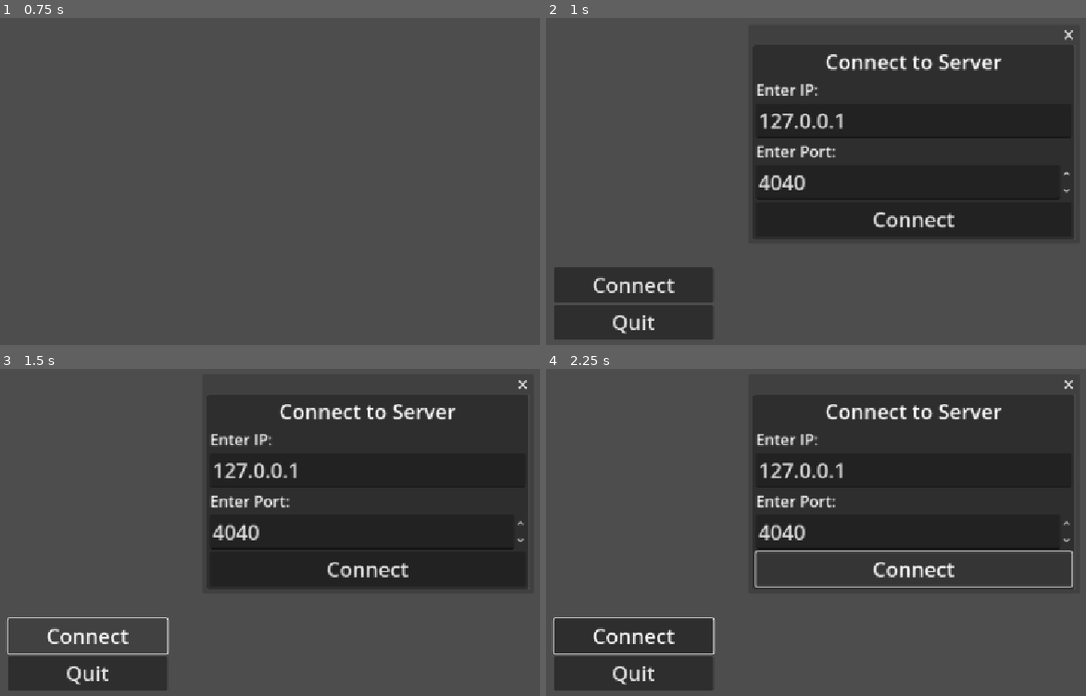
Above: before the commit, frames 1-4 (two rows, left to right).
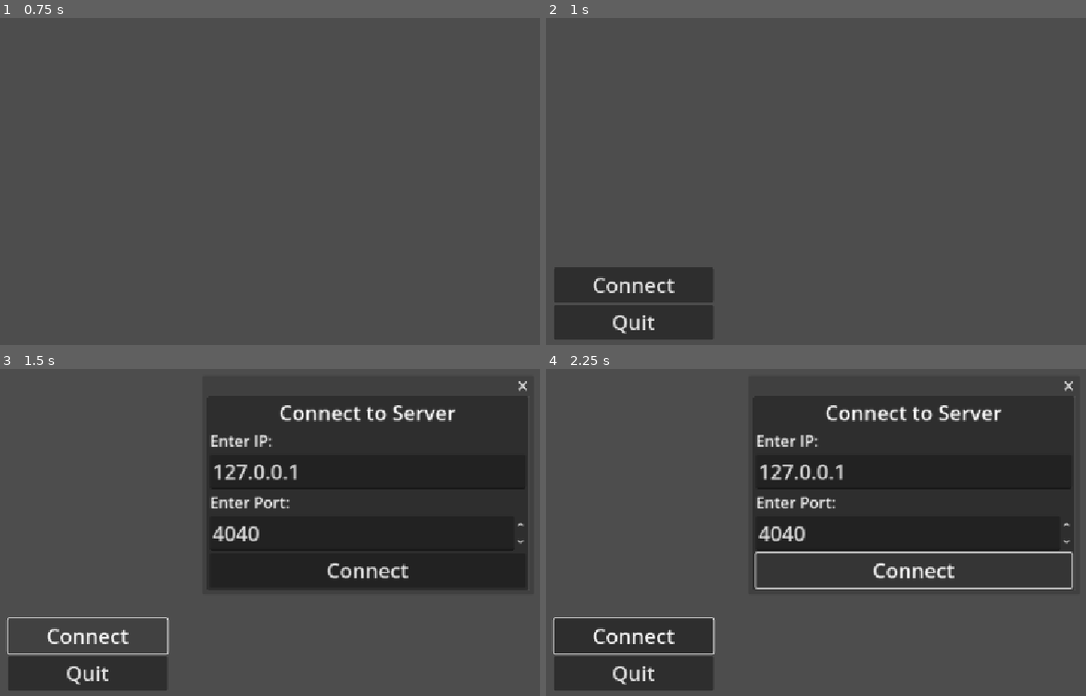
Above: after the commit, the same moments.

Repository: cyteon/polyworld
Game: Godot game, scene res://scenes/menus/splash.tscn
The game is run twice, just before and just after one commit, with the same random seed, the same clock (stepped at 60 frames per second) and the same inputs.
Inputs (mouse positions are in pixels of both pictures, inside the frame that each line leads up to):
- Up to frame 1 (0.75 s): tap Enter at 0.5 s; move the mouse to (529, 119) at 0.52 s; hold D (right) from 0.53 s (still down); hold Shift (sprint, bound only after the commit) from 0.53 s (still down); click (529, 119) at 0.67 s
- Up to frame 2 (1 s): keep holding D (right); keep holding Shift (sprint, bound only after the commit); tap Space (jump) at 0.77 s
- Up to frame 3 (1.5 s): release D (right) at 1.25 s; release Shift (sprint, bound only after the commit) at 1.25 s; click "Connect" at 1.25 s
- Up to frame 4 (2.25 s): click "Connect" at 2 s

Frame 1 is identical in both runs. In frame 2, 34% of the frame differs, in the area x 38-98%, y 3-68%; in frame 3, 1.9%; in frame 4, 3.1%.

Commit message:
metadata and stuff

Diff:
--- a/project.godot
+++ b/project.godot
@@ -60,6 +60,11 @@
 "events": [Object(InputEventKey,"resource_local_to_scene":false,"resource_name":"","device":-1,"window_id":0,"alt_press …(195 unchanged characters)…
 ]
 }
+sprint={
+"deadzone": 0.2,
+"events": [Object(InputEventKey,"resource_local_to_scene":false,"resource_name":"","device":-1,"window_id":0,"alt_pressed":false,"shift_pressed":false,"ctrl_pressed":false,"meta_pressed":false,"pressed":false,"keycode":0,"physical_keycode":4194325,"key_label":0,"unicode":0,"location":0,"echo":false,"script":null)
+]
+}
 
 [physics]
 
--- a/scenes/menus/main.tscn
+++ b/scenes/menus/main.tscn
@@ -38,7 +38,6 @@
 mode = 2
 initial_position = 2
 size = Vector2i(500, 300)
-visible = true
 borderless = false
 always_on_top = true
 transparent = false
--- a/scenes/player.tscn
+++ b/scenes/player.tscn
@@ -37,5 +37,5 @@
 replication_config = SubResource("SceneReplicationConfig_3vyb7")
 
 [node name="Eyes" type="MeshInstance3D" parent="."]
-transform = Transform3D(1, 0, 0, 0, 1, 0, 0, 0, 1, 0, 0.608, -0.252579)
+transform = Transform3D(1, 0, 0, 0, 1, 0, 0, 0, 1, 0, 0.608, -0.261153)
 mesh = SubResource("BoxMesh_3vyb7")
--- a/scenes/world.tscn
+++ b/scenes/world.tscn
@@ -45,6 +45,15 @@
 dof_blur_near_distance = 0.01
 auto_exposure_min_sensitivity = 8.01
 
+[sub_resource type="StyleBoxFlat" id="StyleBoxFlat_rwgxs"]
+bg_color = Color(0, 0, 0, 0.290196)
+
+[sub_resource type="StyleBoxFlat" id="StyleBoxFlat_k0juu"]
+bg_color = Color(0.24, 0.632667, 1, 1)
+
+[sub_resource type="StyleBoxFlat" id="StyleBoxFlat_4wyf3"]
+bg_color = Color(1, 0.24, 0.24, 1)
+
 [node name="World" type="Node3D"]
 script = ExtResource("1_rwgxs")
 
@@ -70,8 +79,49 @@
 
 [node name="CanvasLayer" type="CanvasLayer" parent="."]
 
-[node name="PauseMenu" type="ColorRect" parent="CanvasLayer"]
+[node name="Control" type="Control" parent="CanvasLayer"]
+layout_mode = 3
+anchors_preset = 15
+anchor_right = 1.0
+anchor_bottom = 1.0
+grow_horizontal = 2
+grow_vertical = 2
+mouse_filter = 1
+
+[node name="StaminaBar" type="ProgressBar" parent="CanvasLayer/Control"]
+layout_mode = 1
+anchors_preset = 1
+anchor_left = 1.0
+anchor_right = 1.0
+offset_left = -256.0
+offset_top = 8.0
+offset_right = -8.0
+offset_bottom = 53.0
+grow_horizontal = 0
+theme_override_font_sizes/font_size = 32
+theme_override_styles/background = SubResource("StyleBoxFlat_rwgxs")
+theme_override_styles/fill = SubResource("StyleBoxFlat_k0juu")
+value = 50.0
+fill_mode = 1
+
+[node name="HealthBar" type="ProgressBar" parent="CanvasLayer/Control"]
+layout_mode = 1
+anchors_preset = 1
+anchor_left = 1.0
+anchor_right = 1.0
+offset_left = -1144.0
+offset_top = 8.0
+offset_right = -896.0
+offset_bottom = 53.0
+grow_horizontal = 0
+theme_override_font_sizes/font_size = 32
+theme_override_styles/background = SubResource("StyleBoxFlat_rwgxs")
+theme_override_styles/fill = SubResource("StyleBoxFlat_4wyf3")
+value = 50.0
+
+[node name="PauseMenu" type="ColorRect" parent="CanvasLayer/Control"]
 visible = false
+layout_mode = 1
 anchors_preset = 15
 anchor_right = 1.0
 anchor_bottom = 1.0
@@ -79,7 +129,7 @@
 grow_vertical = 2
 color = Color(0, 0, 0, 0.376471)
 
-[node name="VBoxContainer" type="VBoxContainer" parent="CanvasLayer/PauseMenu"]
+[node name="VBoxContainer" type="VBoxContainer" parent="CanvasLayer/Control/PauseMenu"]
 custom_minimum_size = Vector2(300, 300)
 layout_mode = 1
 anchors_preset = 8
@@ -95,21 +145,21 @@
 grow_vertical = 2
 alignment = 1
 
-[node name="Label" type="Label" parent="CanvasLayer/PauseMenu/VBoxContainer"]
+[node name="Label" type="Label" parent="CanvasLayer/Control/PauseMenu/VBoxContainer"]
 layout_mode = 2
 theme_override_font_sizes/font_size = 32
 text = "Pause Menu"
 horizontal_alignment = 1
 
-[node name="Disconnect" type="Button" parent="CanvasLayer/PauseMenu/VBoxContainer"]
+[node name="Disconnect" type="Button" parent="CanvasLayer/Control/PauseMenu/VBoxContainer"]
 layout_mode = 2
 theme_override_font_sizes/font_size = 32
 text = "Disconnect"
 
-[node name="ExitToDesktop" type="Button" parent="CanvasLayer/PauseMenu/VBoxContainer"]
+[node name="ExitToDesktop" type="Button" parent="CanvasLayer/Control/PauseMenu/VBoxContainer"]
 layout_mode = 2
 theme_override_font_sizes/font_size = 32
 text = "Exit To Desktop"
 
-[connection signal="pressed" from="CanvasLayer/PauseMenu/VBoxContainer/Disconnect" to="." method="_on_disconnect_pressed"]
-[connection signal="pressed" from="CanvasLayer/PauseMenu/VBoxContainer/ExitToDesktop" to="." method="_on_exit_to_desktop_pressed"]
+[connection signal="pressed" from="CanvasLayer/Control/PauseMenu/VBoxContainer/Disconnect" to="." method="_on_disconnect_pressed"]
+[connection signal="pressed" from="CanvasLayer/Control/PauseMenu/VBoxContainer/ExitToDesktop" to="." method="_on_exit_to_desktop_pressed"]
--- a/scripts/menus/splash.gd
+++ b/scripts/menus/splash.gd
@@ -1,7 +1,7 @@
 extends Control
 
 func _ready() -> void:
-	if OS.has_feature("server"):
+	if OS.has_feature("server") or OS.get_cmdline_user_args().has("--server") or DisplayServer.get_name() == "headless":
 		print("Running server mode")
 		get_tree().change_scene_to_file("res://server/view.tscn")
 
--- a/scripts/player.gd
+++ b/scripts/player.gd
@@ -1,7 +1,14 @@
 extends CharacterBody3D
 
-const SPEED = 5.0
-const JUMP_VELOCITY = 4.5
+var normal_speed: float = 5.0
+var speed: float = normal_speed
+const JUMP_VELOCITY: float = 4.5
+
+var health: int = 100
+
+var max_stamina: int = 100
+var stamina: float = max_stamina
+var sprinting: bool = false
 
 func _ready() -> void:
 	if is_multiplayer_authority():
@@ -28,17 +35,30 @@
 	if not is_on_floor():
 		velocity += get_gravity() * delta
 
-	if not $"../CanvasLayer/PauseMenu".visible:
+	if not $"../CanvasLayer/Control/PauseMenu".visible:
 		if Input.is_action_just_pressed("jump") and is_on_floor():
 			velocity.y = JUMP_VELOCITY
 
 		var input_dir := Input.get_vector("left", "right", "forward", "backwards")
 		var direction := (transform.basis * Vector3(input_dir.x, 0, input_dir.y)).normalized()
 		if direction:
-			velocity.x = direction.x * SPEED
-			velocity.z = direction.z * SPEED
+			velocity.x = direction.x * speed
+			velocity.z = direction.z * speed
 		else:
-			velocity.x = move_toward(velocity.x, 0, SPEED)
-			velocity.z = move_toward(velocity.z, 0, SPEED)
+			velocity.x = move_toward(velocity.x, 0, speed)
+			velocity.z = move_toward(velocity.z, 0, speed)
+
+		if Input.is_action_pressed("sprint") && stamina > 0:
+			speed = normal_speed * 1.5
+			stamina -= 10 * delta
+		else:
+			speed = normal_speed
+
+			if stamina < 100:
+				stamina += 5 * delta
 
 	move_and_slide()
+
+	$"../CanvasLayer/Control/StaminaBar".max_value = max_stamina
+	$"../CanvasLayer/Control/StaminaBar".value = stamina
+	$"../CanvasLayer/Control/HealthBar".value = health
--- a/scripts/world.gd
+++ b/scripts/world.gd
@@ -9,7 +9,7 @@
 		Input.mouse_mode = Input.MOUSE_MODE_VISIBLE if (
 			Input.mouse_mode == Input.MOUSE_MODE_CAPTURED) else Input.MOUSE_MODE_CAPTURED
 
-		$CanvasLayer/PauseMenu.visible = not $CanvasLayer/PauseMenu.visible
+		$CanvasLayer/Control/PauseMenu.visible = not $CanvasLayer/Control/PauseMenu.visible
 
 func _add_players(ids) -> void:
 	for id in ids:
Not shown: 1 places in scenes/world.tscn that only renumber resources
